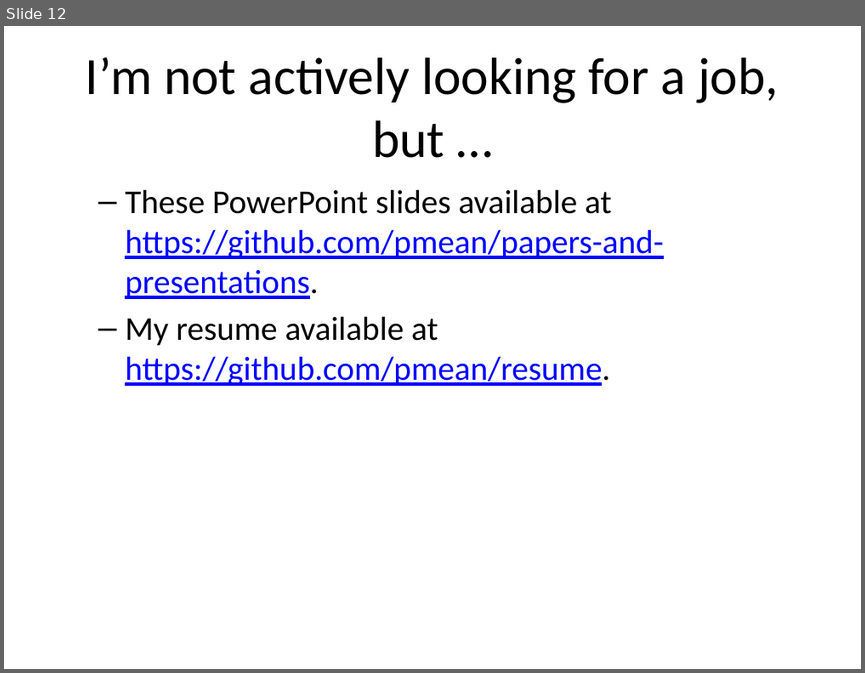
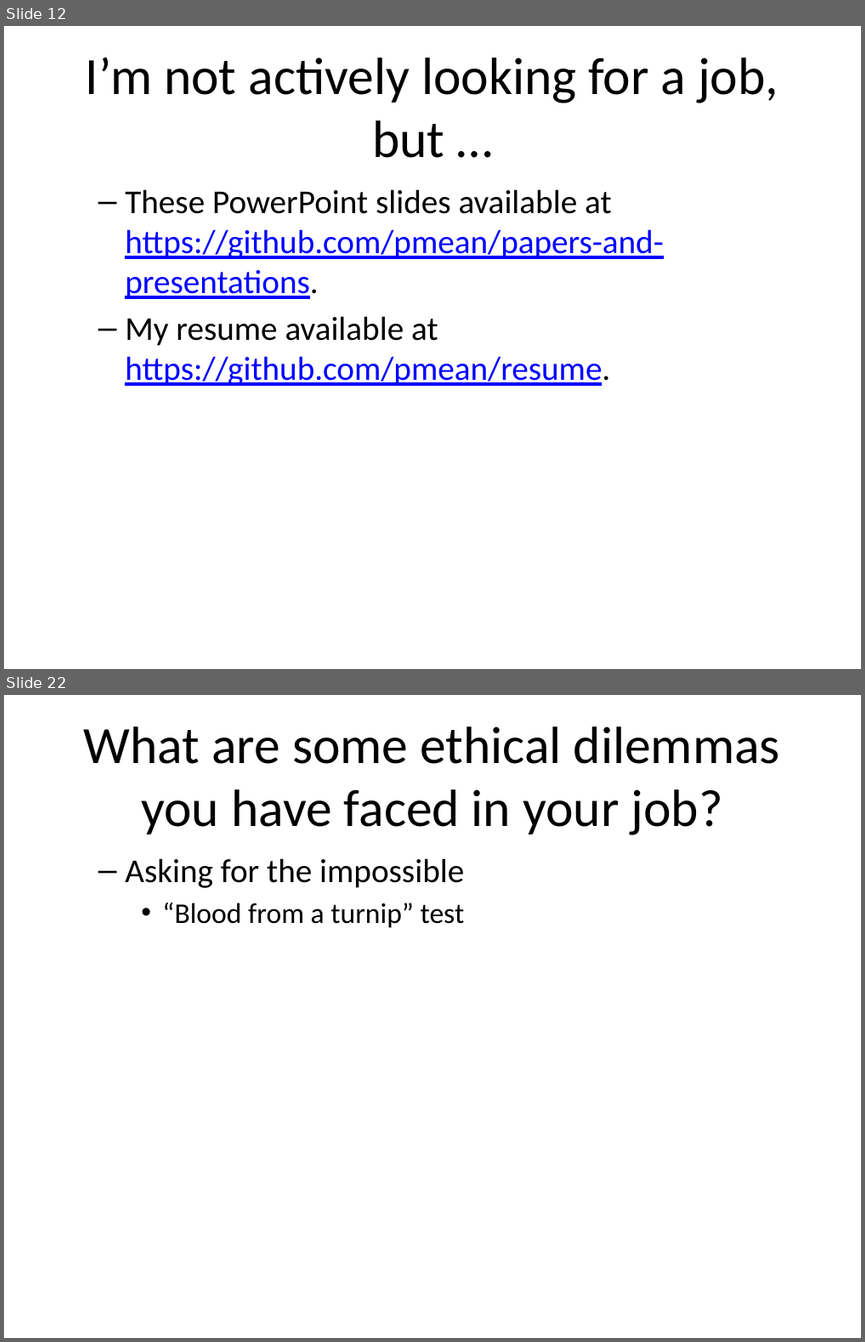
Before and after one commit to pmean/papers-and-presentations, a slide deck: consulting-careers/introduction.pptx. Shown one above the other, each under a label of ours: slide 12 before the commit, slides 12 and 22 after it; the slides between them are not shown. The pictures are 865x673 and 865x1342 pixels, drawn with LibreOffice and Linux fonts; fonts in the diff are those of the drawing. Boxes give left, top, right and bottom in pixels: in the first picture for what was removed or moved away, otherwise in the second. Text is boxed around its words. In the diff, an @@ line names an element or a change of style, - is before the commit and + after.

```diff
--- a/consulting-careers/introduction.pptx
+++ b/consulting-careers/introduction.pptx
@@ slide 22 added at <box>4,695,861,1338</box>, background #FFFFFF @@
@@ title added at <box>84,726,780,835</box>, 44 pt, text #000000 @@
+What are some ethical dilemmas you have faced in your job?
@@ text added at <box>125,858,465,928</box>, 28 pt, text #000000 @@
+  – Asking for the impossible
+    • “Blood from a turnip” test
```
Also in this commit, not shown: 9 other slides added, 2 other files.
